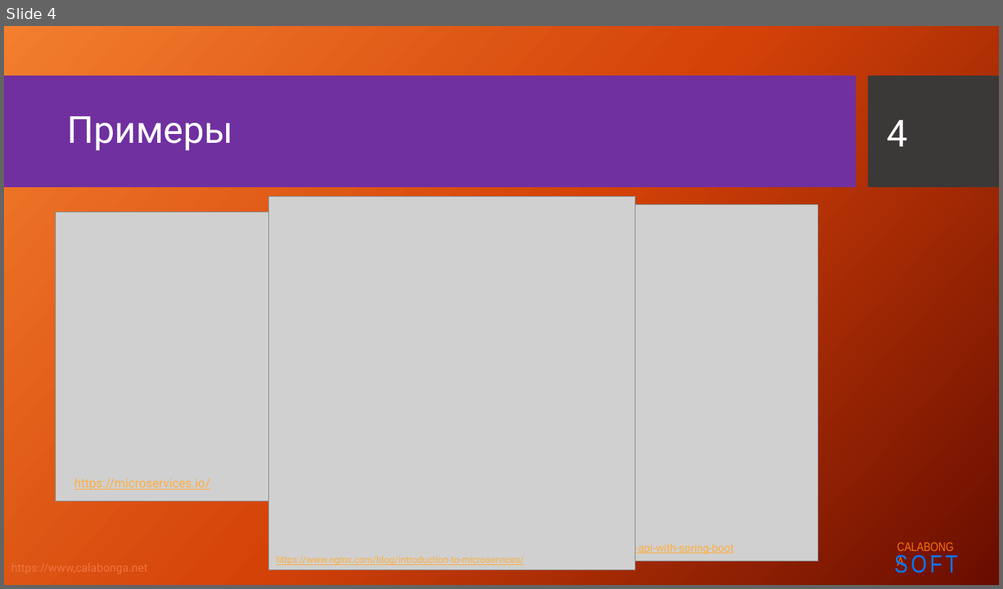
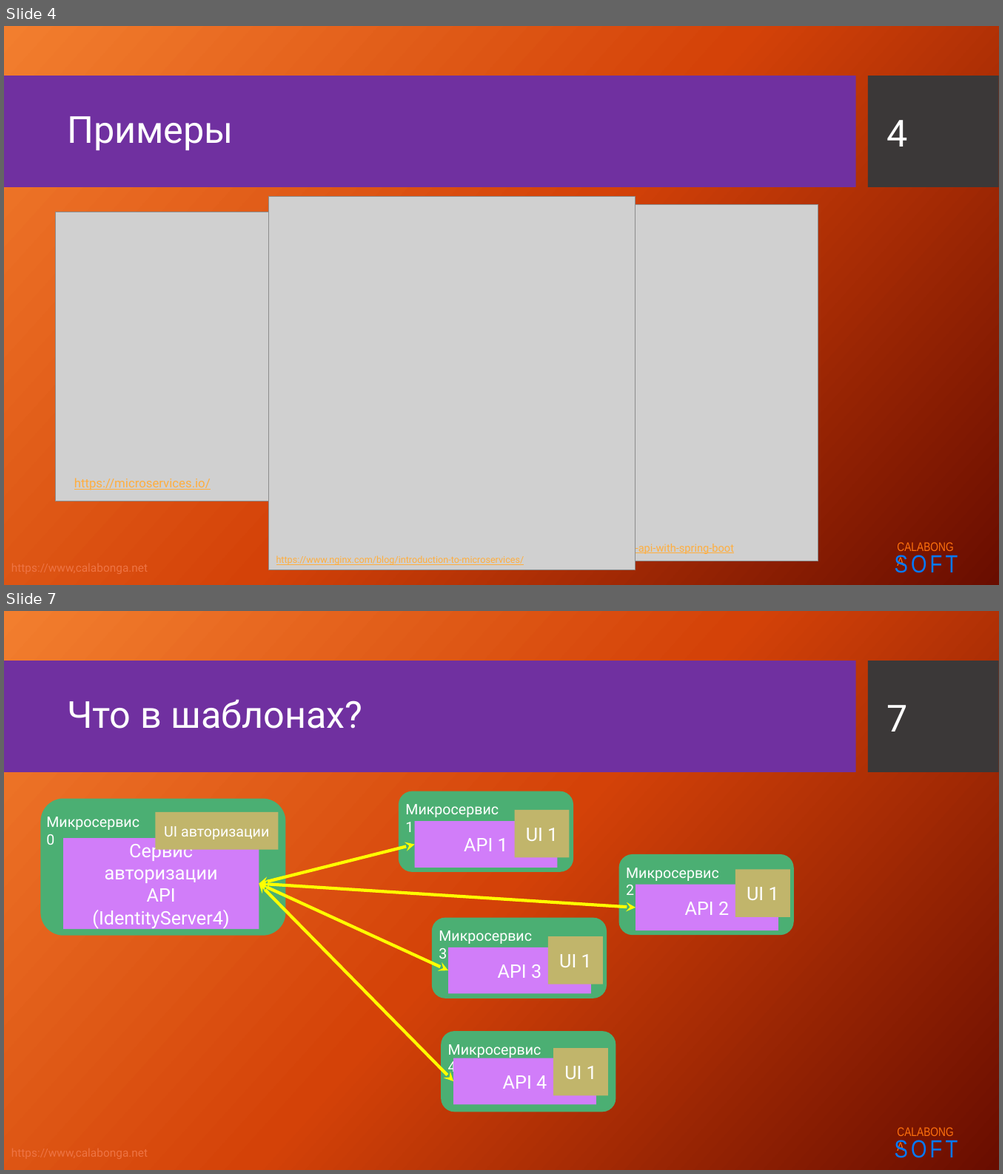
Before and after one commit to Calabonga/Microservice-Template, a slide deck: Presentation/Microservices2.pptx. Shown one above the other, each under a label of ours: slide 4 before the commit, slides 4 and 7 after it; the slides between them are not shown. The pictures are 1003x589 and 1003x1174 pixels, drawn with LibreOffice and Linux fonts; fonts in the diff are those of the drawing; grey boxes stand for pictures; background and template pictures are left out. Boxes give left, top, right and bottom in pixels: in the first picture for what was removed or moved away, otherwise in the second. Text is boxed around its words. In the diff, an @@ line names an element or a change of style, - is before the commit and + after.

```diff
--- a/Presentation/Microservices2.pptx
+++ b/Presentation/Microservices2.pptx
@@ slide 7 added at (4,611,999,1170), background picture (left out); not listed: 5 template elements that a slide beside it also shows @@
@@ title added at (67,699,362,729), 36 pt, text #FFFFFF @@
+Что в шаблонах?
@@ page number added at (887,705,908,732), 36 pt, text #FFFFFF @@
+7
@@ group added at (398,792,573,872): 2 rectangles, 1 rounded rectangle, 1 text @@
+API 1
+UI 1
+Микросервис 1
@@ group added at (40,799,285,937): 2 rectangles, 1 rounded rectangle, 1 text @@
+Сервис авторизации
+API
+(IdentityServer4)
+UI авторизации
+Микросервис 0
@@ double arrow added from (259, 884) to (415, 845), #FFFF00 3 pt @@
@@ group added at (619,854,794,935): 2 rectangles, 1 rounded rectangle, 1 text @@
+Микросервис 2
+API 2
+UI 1
@@ double arrow added from (259, 884) to (448, 971), #FFFF00 3 pt @@
@@ double arrow added from (259, 884) to (453, 1082), #FFFF00 3 pt @@
@@ double arrow added from (259, 884) to (635, 908), #FFFF00 3 pt @@
@@ group added at (432,917,606,998): 2 rectangles, 1 rounded rectangle, 1 text @@
+Микросервис 3
+API 3
+UI 1
@@ group added at (441,1032,616,1113): 2 rectangles, 1 rounded rectangle, 1 text @@
+Микросервис 4
+API 4
+UI 1
```
Also in this commit, not shown: 3 slides changed, 3 other slides added, 1 slide removed, 7 other files.
